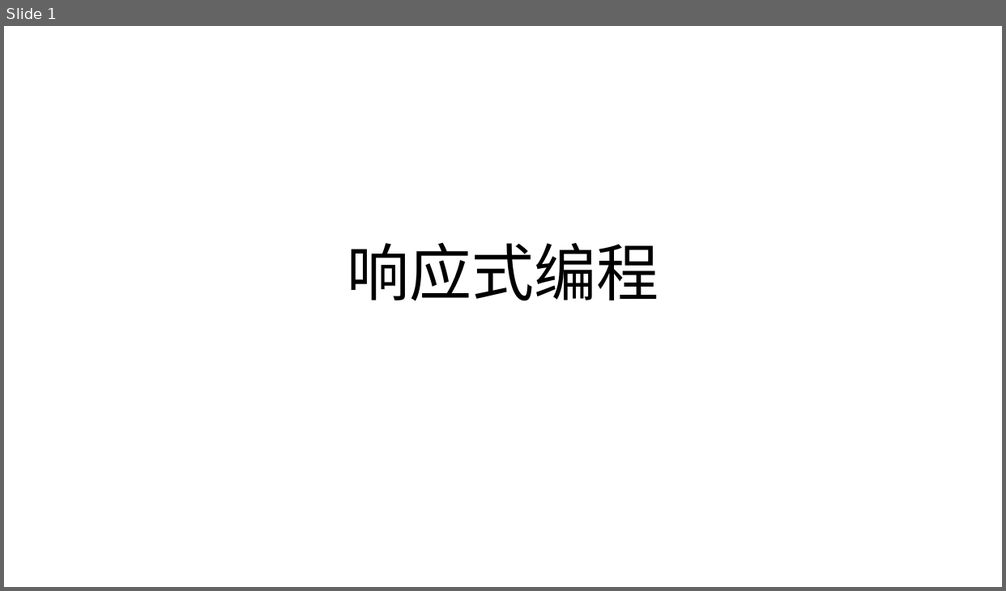
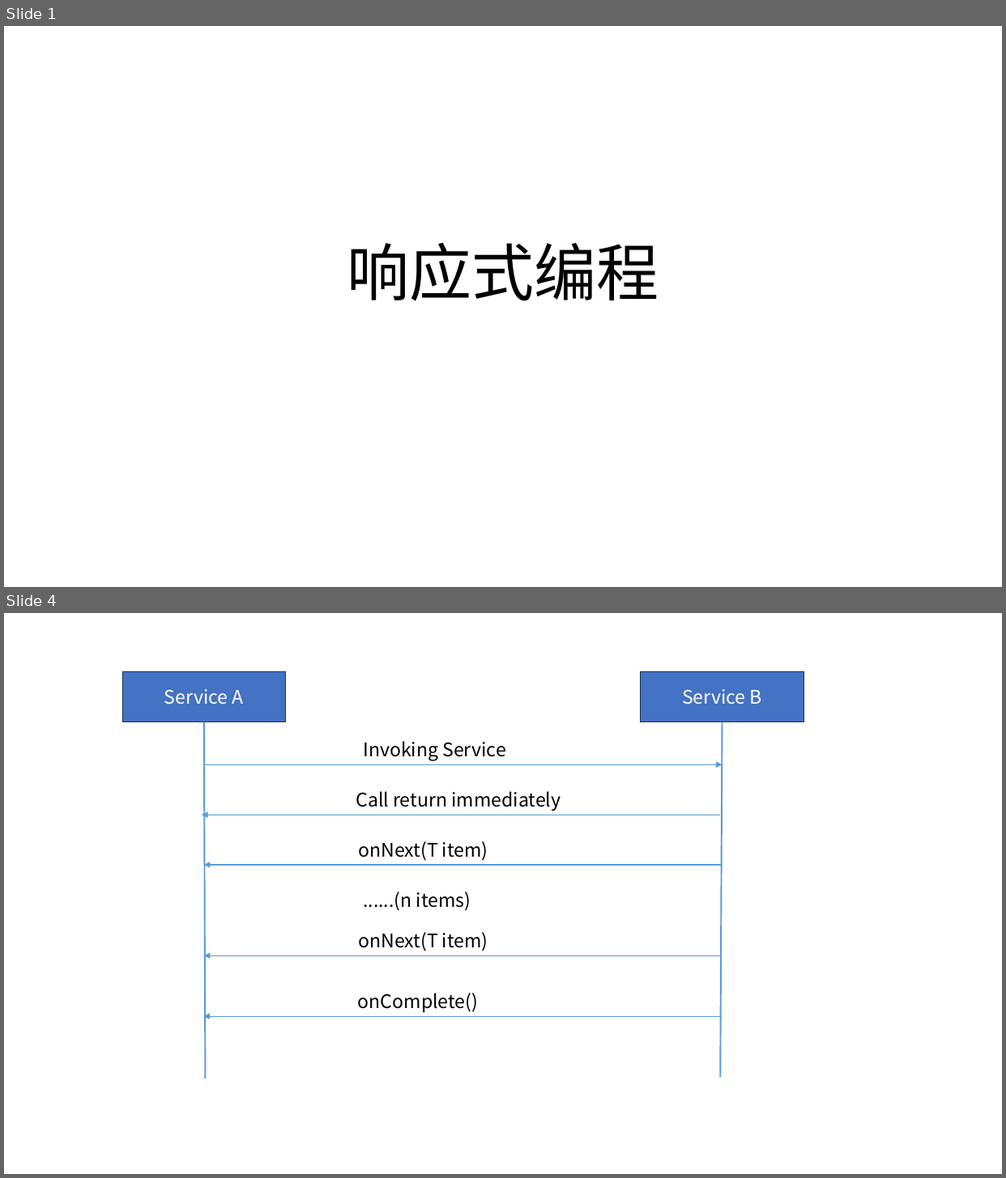
Before and after one commit to kkzfl22/learn-md, a slide deck: webflex/响应式编程.pptx. Shown one above the other, each under a label of ours: slide 1 before the commit, slides 1 and 4 after it; the slides between them are not shown. The pictures are 1006x591 and 1006x1178 pixels, drawn with LibreOffice and Linux fonts; fonts in the diff are those of the drawing. Boxes give left, top, right and bottom in pixels: in the first picture for what was removed or moved away, otherwise in the second. Text is boxed around its words. In the diff, an @@ line names an element or a change of style, - is before the commit and + after.

```diff
--- a/webflex/响应式编程.pptx
+++ b/webflex/响应式编程.pptx
@@ slide 4 added at [4,613,1002,1174], background #FFFFFF @@
@@ rectangle added at [122,671,286,722], fill #4472C4, outline #1E3256 1 pt, 18 pt, text #FFFFFF @@
+Service A
@@ rectangle added at [641,671,803,722], fill #4472C4, outline #1E3256 1 pt, 18 pt, text #FFFFFF @@
+Service B
@@ line added from (204, 722) to (206, 1079), #5B9BD5 1.5 pt @@
@@ line added from (722, 722) to (720, 1078), #5B9BD5 1.5 pt @@
@@ text added at [363,741,506,761], 18 pt, text #000000 @@
+Invoking Service
@@ arrow added from (204, 765) to (722, 765), #5B9BD5 1 pt @@
@@ text added at [356,791,560,811], 18 pt, text #000000 @@
+Call return immediately
@@ arrow added from (720, 815) to (202, 815), #5B9BD5 1 pt @@
@@ text added at [358,841,488,861], 18 pt, text #000000 @@
+onNext(T item)
@@ arrow added from (722, 865) to (204, 865), #5B9BD5 1 pt @@
@@ text added at [363,892,471,911], 18 pt, text #000000 @@
+......(n items)
@@ text added at [358,932,488,952], 18 pt, text #000000 @@
+onNext(T item)
@@ arrow added from (722, 956) to (204, 956), #5B9BD5 1 pt @@
@@ text added at [358,993,478,1013], 18 pt, text #000000 @@
+onComplete()
@@ arrow added from (722, 1016) to (204, 1016), #5B9BD5 1 pt @@
```
Also in this commit, not shown: 1 slide changed, 1 other slide added, 5 other files.
